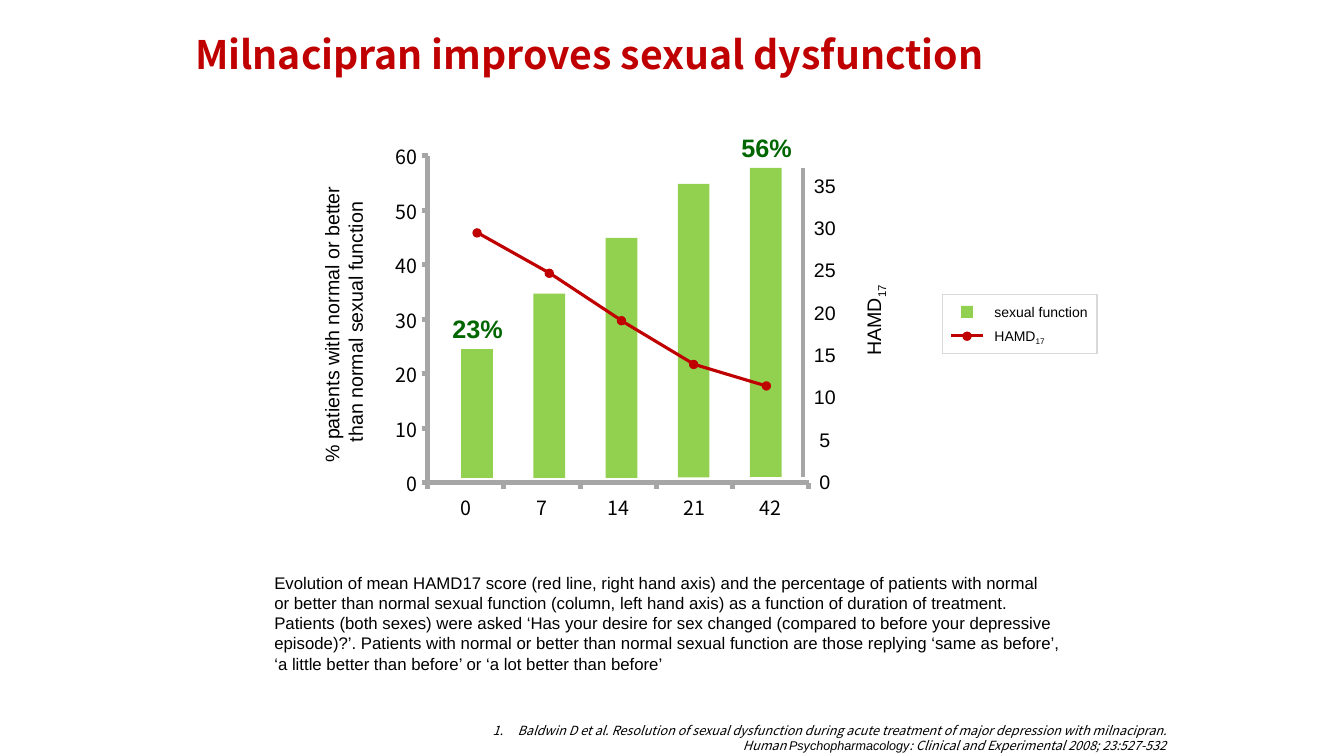
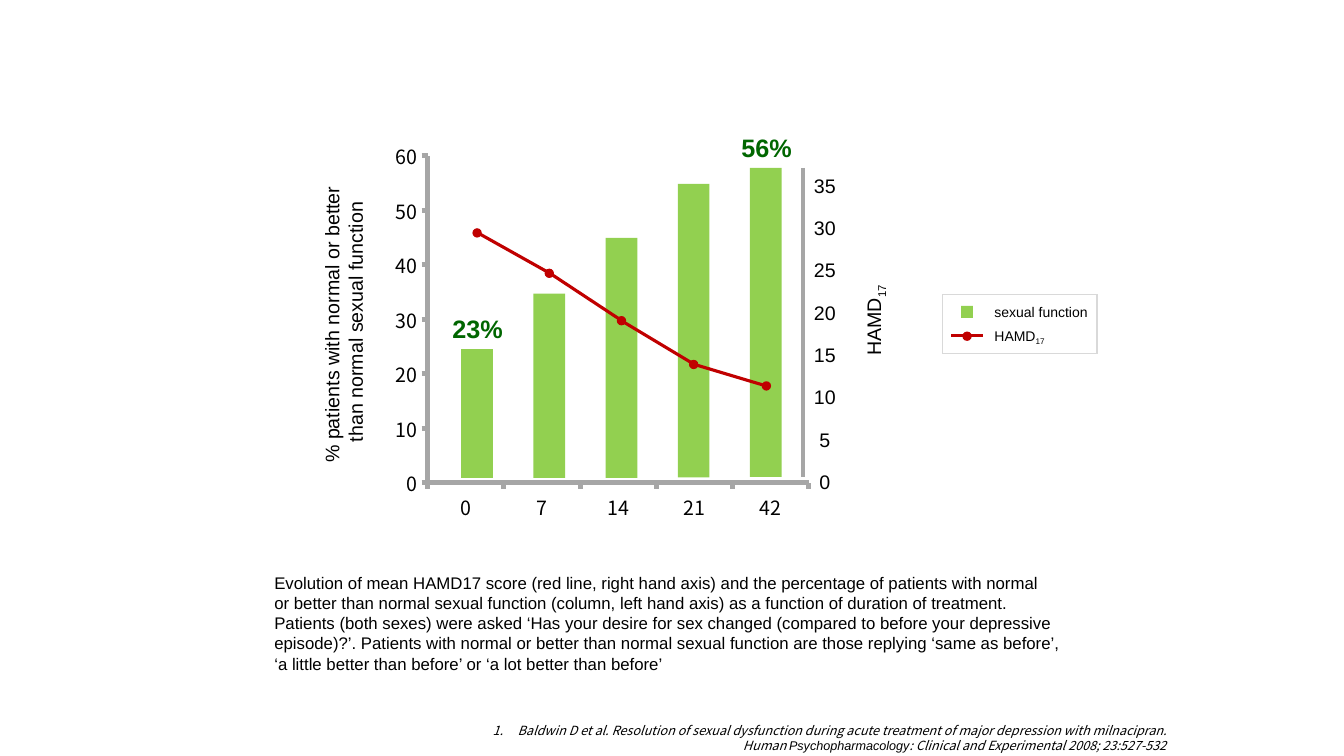
Before and after one commit to sbaram1/Presentation, a slide deck: slide 20 of 20190602_Ixel.pptx. Drawn at 1344x756 pixels with LibreOffice and Linux fonts; fonts in the diff are those of the drawing. Boxes give left, top, right and bottom in pixels: in the first picture for what was removed or moved away, otherwise in the second. Text is boxed around its words. In the diff, an @@ line names an element or a change of style, - is before the commit and + after.

```diff
--- a/20190602_Ixel.pptx
+++ b/20190602_Ixel.pptx
@@ text removed at <box>195,37,984,78</box> @@
-Milnacipran improves sexual dysfunction
```
Also in this commit, not shown: 17 other slides changed.
